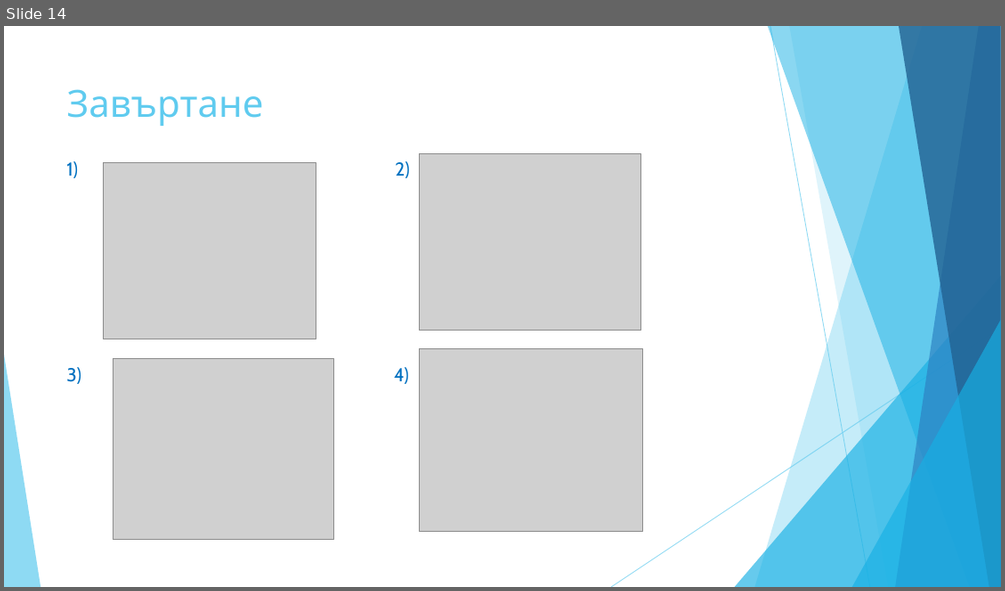
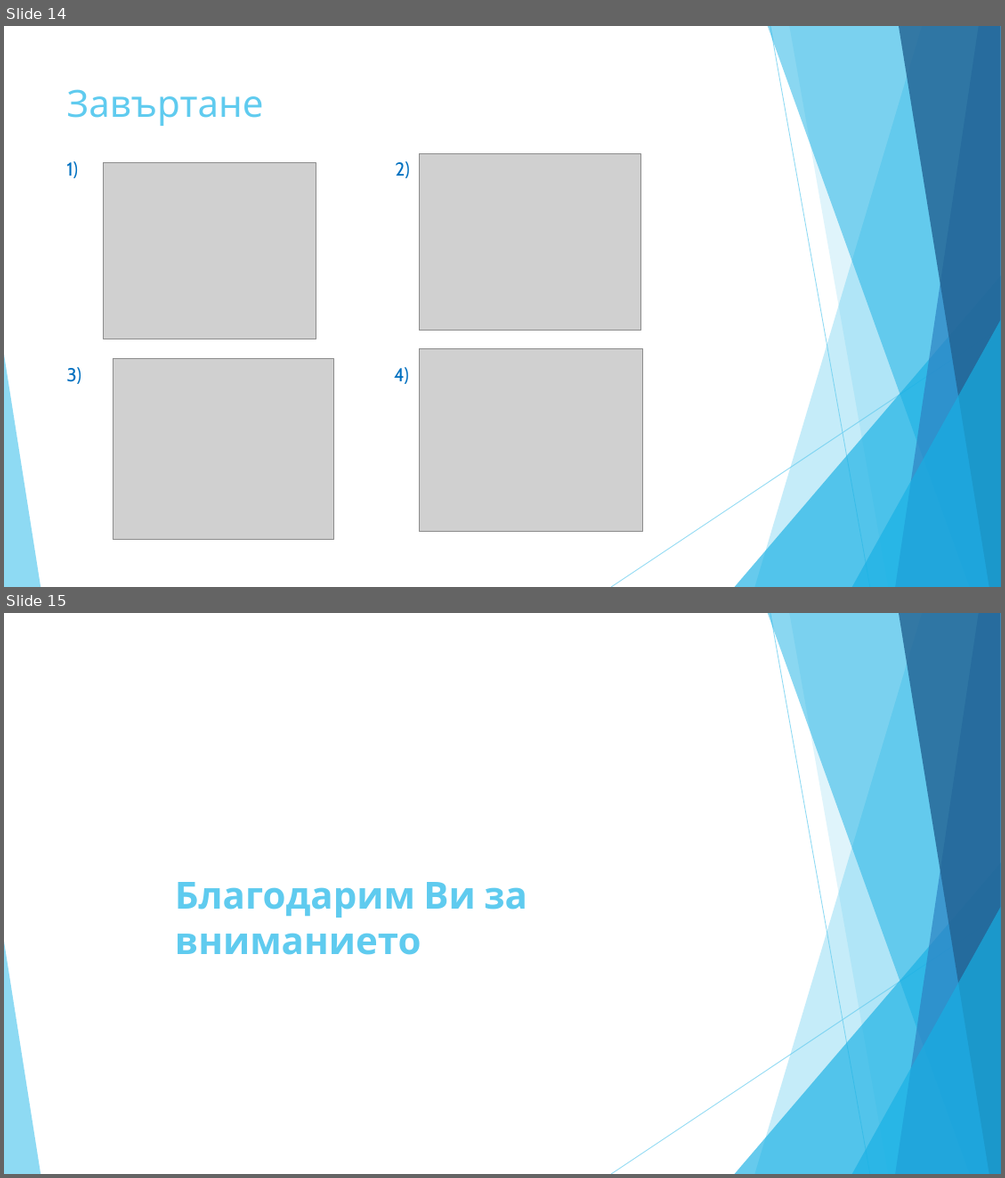
Before and after one commit to todorzhelev/STS, a slide deck: presentation/PresentationFinal.pptx. Shown one above the other, each under a label of ours: slide 14 before the commit, slides 14 and 15 after it. The pictures are 1005x591 and 1005x1178 pixels, drawn with LibreOffice and Linux fonts; fonts in the diff are those of the drawing; grey boxes stand for pictures. Boxes give left, top, right and bottom in pixels: in the first picture for what was removed or moved away, otherwise in the second. Text is boxed around its words. In the diff, an @@ line names an element or a change of style, - is before the commit and + after.

```diff
--- a/presentation/PresentationFinal.pptx
+++ b/presentation/PresentationFinal.pptx
@@ slide 15 added at (4, 613, 1001, 1174), background #FFFFFF; not listed: 10 template elements that a slide beside it also shows @@
@@ title added at (175, 882, 527, 955), 36 pt, text #5FCBEF, bold @@
+Благодарим Ви за вниманието
```
Also in this commit, not shown: 1 slide changed.
